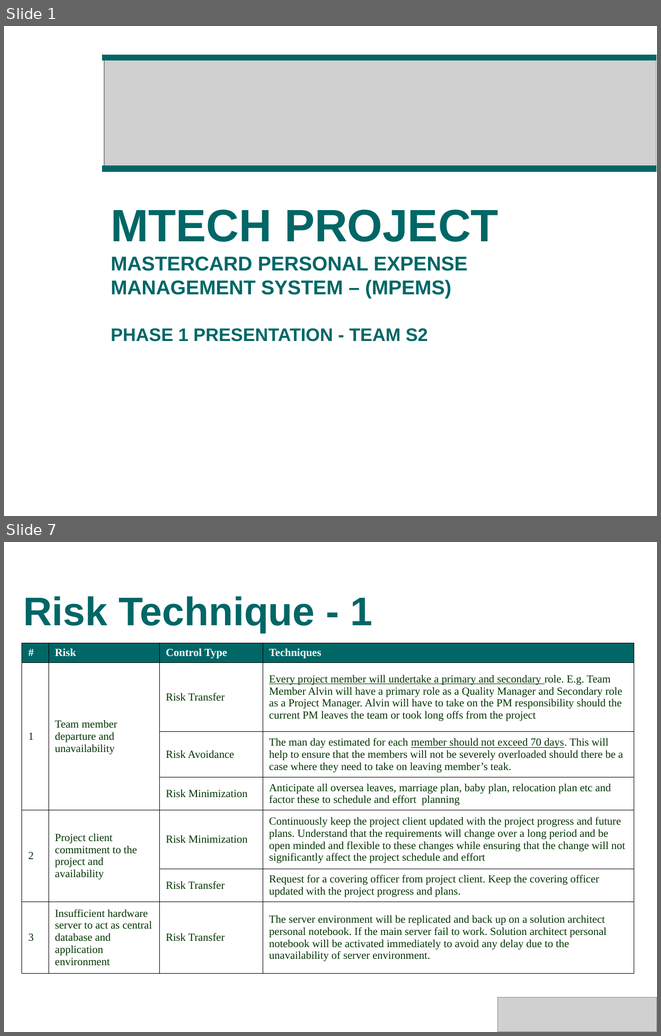
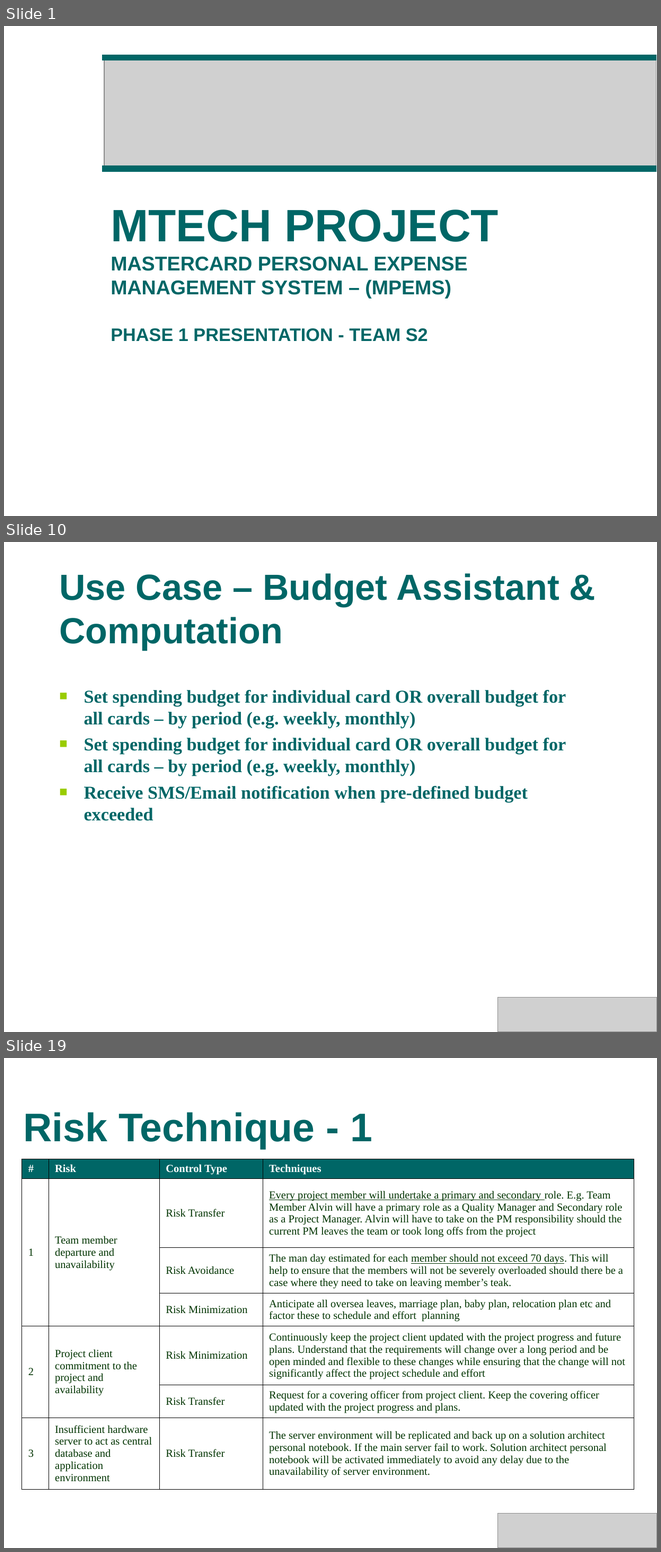
Before and after one commit to s4kshya/leezdr-repository, a slide deck: Exam Paper/MTECH_PROJ/Presentation/phase1_v2.ppt. Shown one above the other, each under a label of ours: slides 1 and 7 before the commit, slides 1, 10 and 19 after it; the slides between them are not shown. The pictures are 661x1036 and 661x1552 pixels, drawn with LibreOffice and Linux fonts; fonts in the diff are those of the drawing; grey boxes stand for pictures; background and template pictures are left out. Boxes give left, top, right and bottom in pixels: in the first picture for what was removed or moved away, otherwise in the second. Text is boxed around its words. In the diff, an @@ line names an element or a change of style, - is before the commit and + after.

```diff
--- a/Exam Paper/MTECH_PROJ/Presentation/phase1_v2.ppt
+++ b/Exam Paper/MTECH_PROJ/Presentation/phase1_v2.ppt
@@ slide 10 added at (4, 542, 657, 1032), background picture (left out) @@
@@ title added at (59, 573, 559, 650), 40 pt, text #006666, bold @@
+Use Case – Budget Assistant & Computation
@@ text added at (84, 690, 566, 821), 20 pt, text #006666, bold @@
+■ Set spending budget for individual card OR overall budget for all cards – by period (e.g. weekly, monthly)
+■ Set spending budget for individual card OR overall budget for all cards – by period (e.g. weekly, monthly)
+■ Receive SMS/Email notification when pre-defined budget exceeded
@@ picture added at (497, 997, 657, 1032) @@
@@ what was slide 7 is now slide 19 @@
```
Also in this commit, not shown: 14 slides changed, 17 other slides added, 3 other files.
